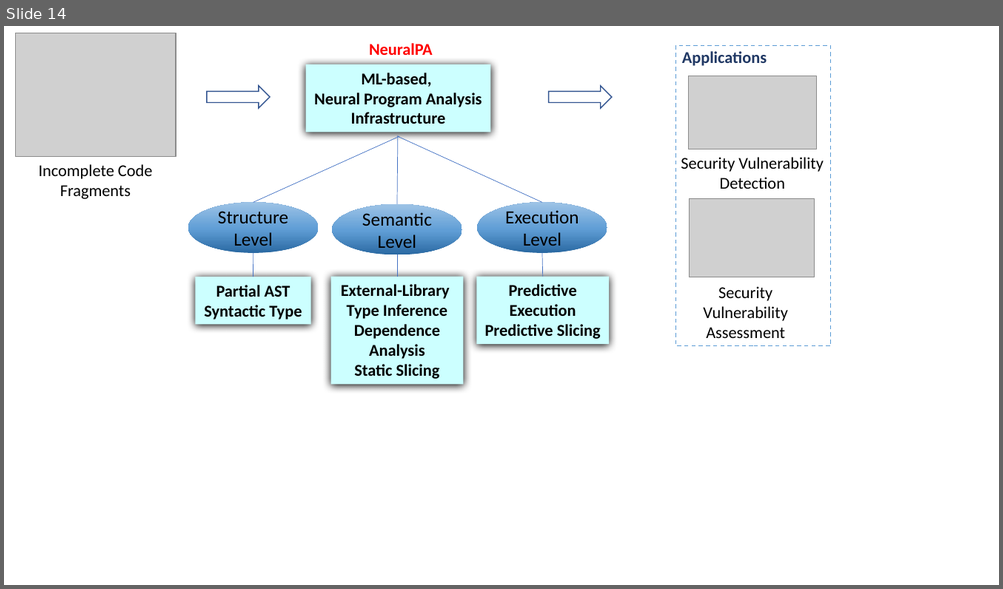
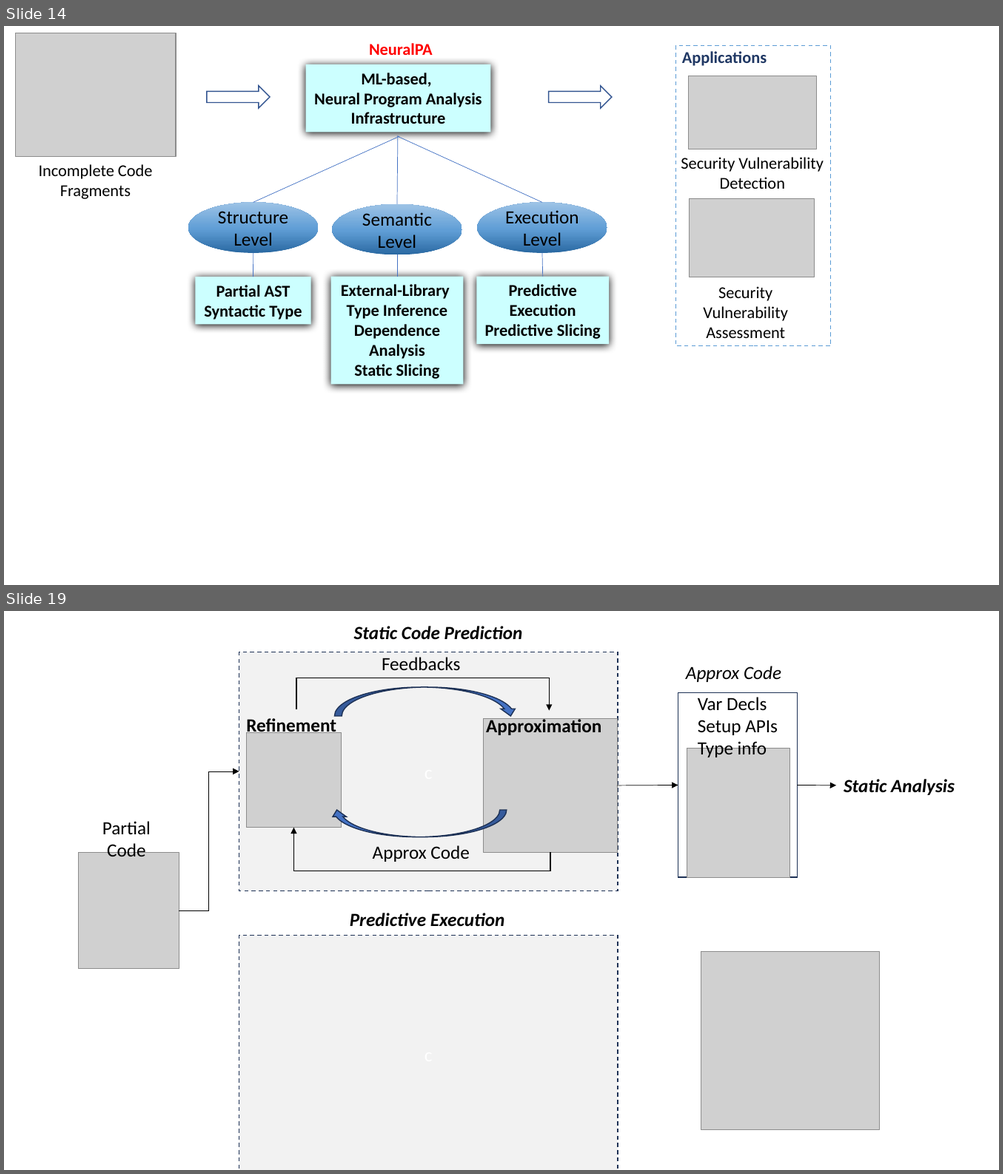
Before and after one commit to tien-n-nguyen/neuralppa, a slide deck: figures.pptx. Shown one above the other, each under a label of ours: slide 14 before the commit, slides 14 and 19 after it; the slides between them are not shown. The pictures are 1003x589 and 1003x1174 pixels, drawn with LibreOffice and Linux fonts; fonts in the diff are those of the drawing; grey boxes stand for pictures. Boxes give left, top, right and bottom in pixels: in the first picture for what was removed or moved away, otherwise in the second. Text is boxed around its words. In the diff, an @@ line names an element or a change of style, - is before the commit and + after.

```diff
--- a/figures.pptx
+++ b/figures.pptx
@@ slide 19 added at box(4, 611, 999, 1170), background #FFFFFF @@
@@ text added at box(354, 626, 523, 640), 18 pt, text #000000, bold, italic @@
+Static Code Prediction
@@ rectangle added at box(239, 652, 617, 891), fill #F2F2F2, outline #1E3256 1 pt dashed @@
@@ text added at box(381, 657, 460, 670), 18 pt, text #000000 @@
+Feedbacks
@@ elbow arrow added from (296, 709) to (549, 711), #000000 1 pt @@
@@ curved down arrow added at box(335, 687, 518, 716), fill #4472C4, outline #1E3256 1 pt @@
@@ group added at box(677, 666, 797, 877): 2 texts, 1 rectangle, 1 picture @@
+Approx Code
+Var Decls
+Setup APIs
+Type info
@@ text added at box(246, 716, 336, 736), 18 pt, text #000000, bold @@
+Refinement
@@ picture added at box(484, 719, 617, 853) @@
@@ text added at box(486, 718, 601, 735), 18 pt, text #000000, bold @@
+Approximation
@@ picture added at box(247, 732, 342, 828) @@
@@ elbow arrow added from (179, 911) to (239, 772), #000000 0.5 pt @@
@@ arrow added from (617, 786) to (677, 786), #000000 0.5 pt @@
@@ arrow added from (797, 786) to (836, 786), #000000 0.5 pt @@
@@ text added at box(843, 779, 954, 795), 18 pt, text #000000, bold, italic @@
+Static Analysis
@@ curved down arrow added at box(330, 810, 506, 837), fill #4472C4, outline #1E3256 1 pt @@
@@ text added at box(102, 821, 151, 857), 18 pt, text #000000 @@
+Partial
+Code
@@ elbow arrow added from (550, 853) to (293, 827), #000000 1 pt @@
@@ picture added at box(79, 853, 179, 969) @@
@@ text added at box(373, 846, 469, 862), 18 pt, text #000000 @@
+Approx Code
@@ text added at box(350, 913, 505, 927), 18 pt, text #000000, bold, italic @@
+Predictive Execution
@@ rectangle added at box(239, 936, 617, 1170), fill #F2F2F2, outline #1E3256 1 pt dashed @@
@@ picture added at box(701, 952, 879, 1130) @@
```
Also in this commit, not shown: 5 other slides added, 3 other files.
